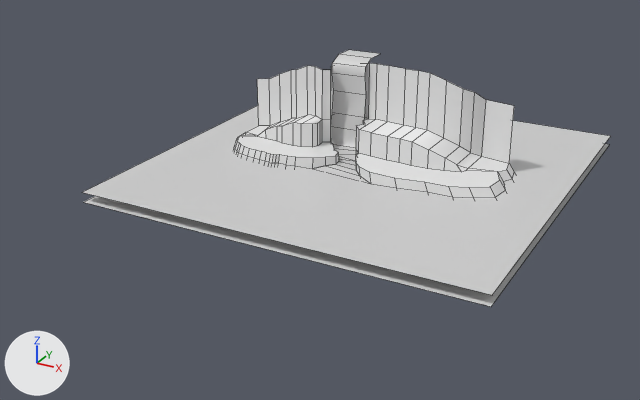
An edit to the COLLADA model boards/KDEValley/kdevalley.dae, drawn before and after from the same camera.
Before and after are seen from a 50 mm camera at (547.0, -1146.0, 502.0) aimed at (-23.0, -109.0, -17.0). Arrows for +X, +Y and +Z are at lower left; the lights stay in place. Mesh edges are drawn as thin lines.

The scene before the commit, as lines of its bpy script (objects in view):
```python
me_plane = bpy.data.meshes.new('Plane')
me_plane.from_pydata(...)  # 219 vertices, 166 faces; spans x -223.0..229.0, y -80.0..68.0, z -2.0..151.0
# faces by material slot: [25, 141]
me_plane.materials.append(mat_material_001)  # its picture is missing
me_plane.materials.append(mat_material_002)  # its picture is missing
me_plane_001 = bpy.data.meshes.new('Plane.001')
me_plane_001.from_pydata([(-300.0, -300.0, 0.0), (300.0, -300.0, 0.0), (300.0, 300.0, 0.0), (-300.0, 300.0, 0.0)], [], [(0, 1, 2, 3)])
me_plane_001.materials.append(mat_material_003)  # its picture is missing
me_plane_002 = bpy.data.meshes.new('Plane.002')
me_plane_002.from_pydata(...)  # 30 vertices, 14 faces; spans x -79.0..40.0, y -72.0..89.0, z 8.0..156.0
me_plane_002.materials.append(mat_material_004)  # light grey #d1d1d1
me_plane_003 = bpy.data.meshes.new('Plane.003')
me_plane_003.from_pydata([(-300.0, -300.0, 0.0), (300.0, -300.0, 0.0), (300.0, 300.0, 0.0), (-300.0, 300.0, 0.0)], [], [(0, 1, 2, 3)])
me_plane_003.materials.append(mat_material_004)  # light grey #d1d1d1
ob_plane = bpy.data.objects.new('Plane', me_plane)
ob_plane.location = (0.0, 0.0, 0.0)
ob_plane_001 = bpy.data.objects.new('Plane.001', me_plane_001)
ob_plane_001.location = (0.0, 0.0, -5.0)
ob_plane_002 = bpy.data.objects.new('Plane.002', me_plane_002)
ob_plane_002.location = (0.0, 0.0, 0.0)
ob_plane_003 = bpy.data.objects.new('Plane.003', me_plane_003)
ob_plane_003.location = (0.0, 0.0, 10.0)
```
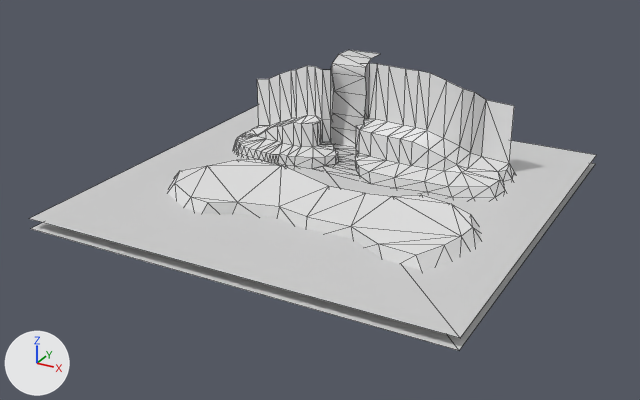
Edits to the bpy script that builds the scene:
```text
Change me_plane:
    used by ob_plane; location = (0.0, 0.0, 0.0)
    remove me_plane.from_pydata(...)  # 219 vertices, 166 faces; spans x -223.0..229.0, y -80.0..68.0, z -2.0..151.0
    add me_plane.from_pydata(...)  # 265 vertices, 446 faces; spans x -231.0..255.0, y -290.0..68.0, z -4.0..151.0
    me_plane part 1: a new loose piece of 46 vertices spanning x -231.0..255.0, y -290.0..-99.0, z -4.0..26.0
    me_plane part 2
    158 faces are deleted
    100 new faces join them, mat_material_001 (its picture is missing)
    271 new faces join them, mat_material_002 (its picture is missing)
Change ob_plane_001:
    ob_plane_001.location: (0.0, 0.0, -5.0) -> (0.0, -100.0, -5.0)
Change ob_plane_003:
    ob_plane_003.location: (0.0, 0.0, 10.0) -> (0.0, -100.0, 10.0)
```

Boxes (x1, y1, x2, y2) around the edits, measured in the pictures (640 x 400 px):
'Plane.003', moved
    before: (82, 106, 610, 295)
    after: (29, 106, 596, 338)
'Plane', reshaped (23% wider, 51% taller)
    before: (233, 63, 515, 200)
    after: (167, 63, 515, 271)
'Plane.001', moved
    before: (84, 144, 609, 307)
    after: (31, 163, 595, 350)
part 1 of me_plane, added
    after: (167, 159, 481, 271)
part 2 of me_plane, built on
    both: (233, 63, 515, 200)
